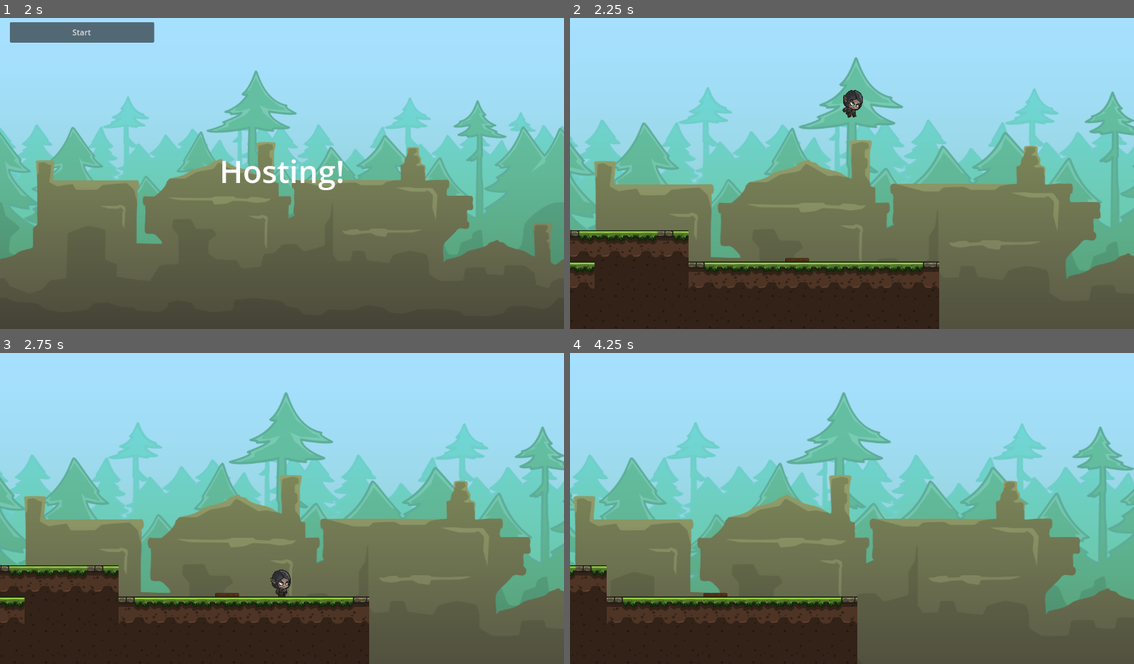
Above: before the commit, frames 1-4 (two rows, left to right).
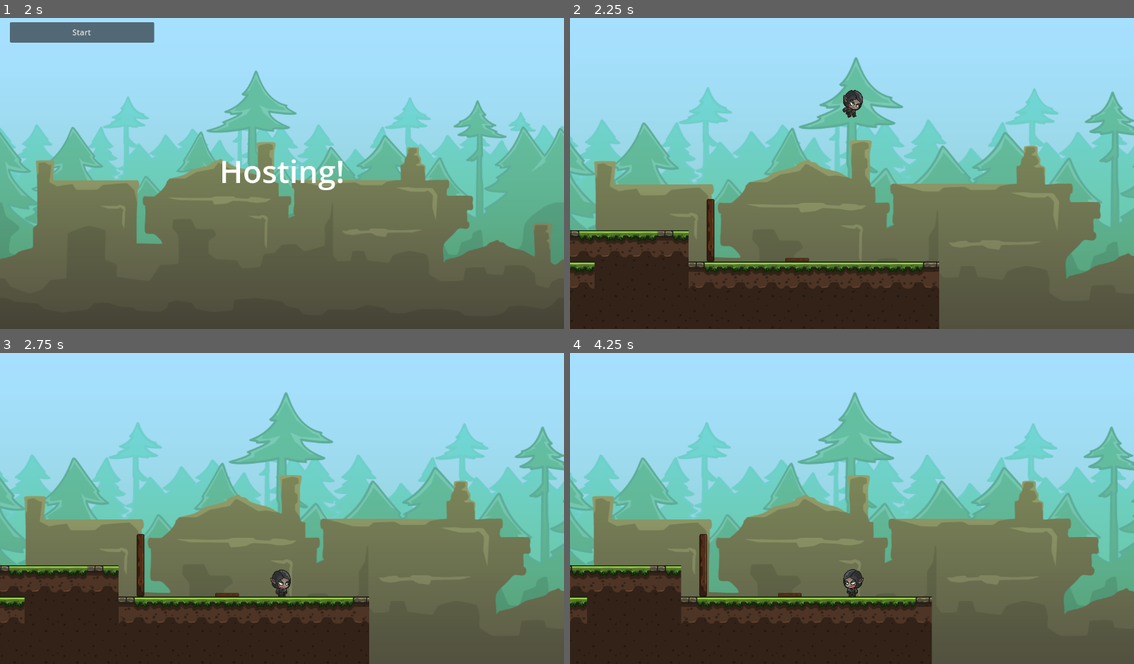
Above: after the commit, the same moments.

Repository: Nhanth123/multiplayer
Game: Godot game, scene res://scenes/menu/menu.tscn
The game is run twice, just before and just after one commit, with the same random seed, the same clock (stepped at 60 frames per second) and the same inputs.
Inputs:
- Up to frame 1 (2 s): tap Enter at 0.5 s; hold D (move_right) 0.53-1.25 s; tap Space (jump) at 0.6, 0.77, 1.07 s; click "Host" at 1.25 s
- Up to frame 2 (2.25 s): click "Start" at 2 s
- Up to frame 3 (2.75 s): no input
- Up to frame 4 (4.25 s): hold D (move_right) 2.78-3.53 s; tap Space (jump) at 2.85, 3.02, 3.32, 3.6 s; hold A (move_left) from 3.53 s (still down)

Frame 1 is identical in both runs. In frame 2, 0.3% of the frame differs, in the area x 24-26%, y 58-79%; in frame 3, 0.3%; in frame 4, 22%, in the area x 0-100%, y 12-100%.

Commit message:
Feature: implement the door

Diff:
--- /dev/null
+++ b/scenes/environment/door.gd
@@ -0,0 +1,23 @@
+extends Node2D
+
+@export var door_closed: Sprite2D
+@export var door_open: Sprite2D
+@export var collider: CollisionShape2D
+
+@export var is_open = false
+
+func activate(state):
+	if not multiplayer.is_server():
+		return
+
+	is_open = state
+	set_door_properties()
+
+func set_door_properties():
+	door_open.visible = is_open
+	door_closed.visible = !is_open
+	collider.set_deferred("disabled", is_open)
+
+
+func _on_multiplayer_synchronizer_synchronized() -> void:
+	set_door_properties()
--- /dev/null
+++ b/scenes/environment/door.tscn
@@ -0,0 +1,42 @@
+[gd_scene load_steps=6 format=3 uid="uid://cjfe3k83mctof"]
+
+[ext_resource type="Script" path="res://scenes/environment/door.gd" id="1_gq7r1"]
+[ext_resource type="Texture2D" uid="uid://5yag2v3dwsdo" path="res://assets/objects/Pillar_02.png" id="1_re8qa"]
+[ext_resource type="Texture2D" uid="uid://bg27k5sblx533" path="res://assets/objects/Door_01.png" id="2_s32o5"]
+
+[sub_resource type="RectangleShape2D" id="RectangleShape2D_u7ura"]
+custom_solver_bias = 1.0
+size = Vector2(35, 320)
+
+[sub_resource type="SceneReplicationConfig" id="SceneReplicationConfig_cu7sf"]
+properties/0/path = NodePath(".:is_open")
+properties/0/spawn = true
+properties/0/replication_mode = 1
+
+[node name="Door" type="Node2D" node_paths=PackedStringArray("door_closed", "door_open", "collider")]
+script = ExtResource("1_gq7r1")
+door_closed = NodePath("DoorClosed")
+door_open = NodePath("DoorOpen")
+collider = NodePath("DoorClosed/StaticBody2D/CollisionShape2D")
+
+[node name="DoorClosed" type="Sprite2D" parent="."]
+position = Vector2(0, -64)
+scale = Vector2(0.4, 0.4)
+texture = ExtResource("1_re8qa")
+
+[node name="StaticBody2D" type="StaticBody2D" parent="DoorClosed"]
+collision_mask = 0
+
+[node name="CollisionShape2D" type="CollisionShape2D" parent="DoorClosed/StaticBody2D"]
+shape = SubResource("RectangleShape2D_u7ura")
+
+[node name="DoorOpen" type="Sprite2D" parent="."]
+visible = false
+position = Vector2(31, -69)
+scale = Vector2(0.54, 0.54)
+texture = ExtResource("2_s32o5")
+
+[node name="MultiplayerSynchronizer" type="MultiplayerSynchronizer" parent="."]
+replication_config = SubResource("SceneReplicationConfig_cu7sf")
+
+[connection signal="synchronized" from="MultiplayerSynchronizer" to="." method="_on_multiplayer_synchronizer_synchronized"]
--- a/scenes/level_01.tscn
+++ b/scenes/level_01.tscn
@@ -6,6 +6,7 @@
 [ext_resource type="PackedScene" uid="uid://da6nstlcwwonn" path="res://scenes/player.tscn" id="2_q1txi"]
 [ext_resource type="Texture2D" uid="uid://bujx43rcy5b85" path="res://assets/backgrounds/background_02.png" id="3_app2o"]
 [ext_resource type="PackedScene" uid="uid://cx3e3tlu1chp3" path="res://scenes/environment/pressure_plate.tscn" id="6_tw6ns"]
+[ext_resource type="PackedScene" uid="uid://cjfe3k83mctof" path="res://scenes/environment/door.tscn" id="7_71fdy"]
 
 [sub_resource type="TileSetAtlasSource" id="TileSetAtlasSource_hndl2"]
 texture = ExtResource("1_jmrlg")
@@ -85,6 +86,10 @@
 [node name="PressurePlate" parent="Interactable" instance=ExtResource("6_tw6ns")]
 position = Vector2(606, -196)
 
+[node name="Door" parent="Interactable" instance=ExtResource("7_71fdy")]
+position = Vector2(429, -192)
+is_open = true
+
 [node name="Players" type="Node" parent="."]
 
 [node name="PlayersContainer" type="Node2D" parent="Players"]
--- a/scripts/player.gd
+++ b/scripts/player.gd
@@ -118,5 +118,5 @@
 			player_sprite.play("fall")
 
 	#Player cancels jumping
-	if Input.is_action_just_pressed("jump") and velocity.y < 0.0:
+	if Input.is_action_just_released("jump") and velocity.y < 0.0:
 		velocity.y = 0.0
Not shown: 1 places in scenes/level_01.tscn that only renumber resources
